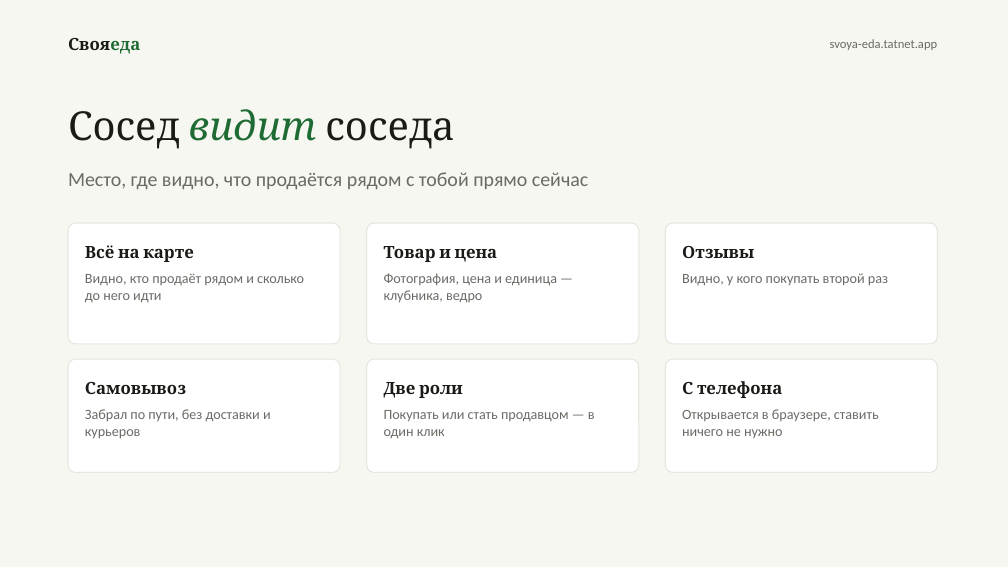
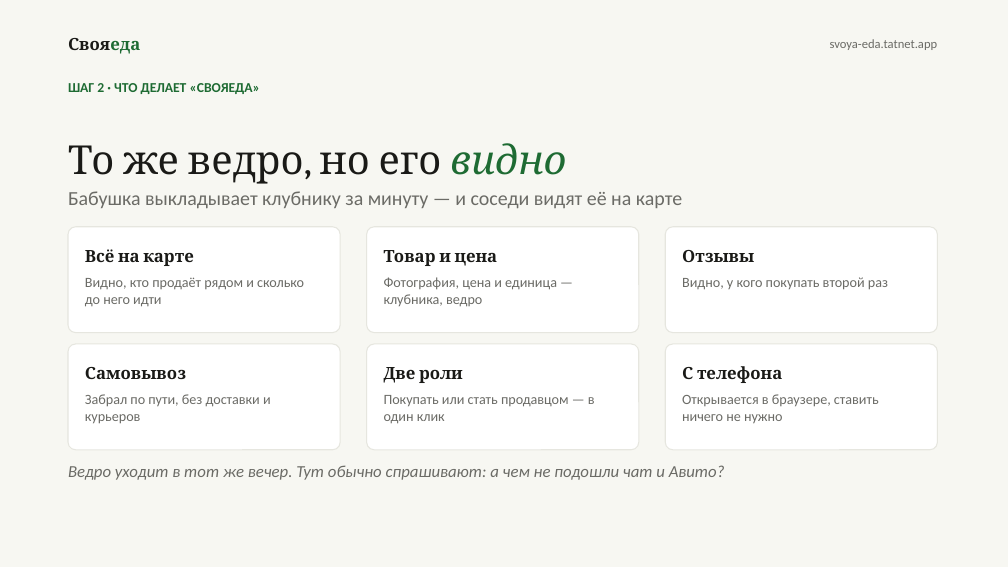
Before and after one commit to amirfazulen-byte/project, a slide deck: slide 3 of deck/СвояЕда.pptx. Drawn at 1008x567 pixels with LibreOffice and Linux fonts; fonts in the diff are those of the drawing. Boxes give left, top, right and bottom in pixels: in the first picture for what was removed or moved away, otherwise in the second. Text is boxed around its words. In the diff, an @@ line names an element or a change of style, - is before the commit and + after.

```diff
--- a/deck/СвояЕда.pptx
+++ b/deck/СвояЕда.pptx
@@ text at (68, 83, 260, 94): text changed; size 38 to 13 pt; font Cambria to Calibri; text colour #1A1A17 to #1E6B33; bold on @@
-Сосед видит соседа
+ШАГ 2 · ЧТО ДЕЛАЕТ «СВОЯЕДА»
@@ text at (68, 143, 566, 184): text changed; size 19 to 38 pt; font Calibri to Cambria; text colour #6B6B66 to #1A1A17 @@
-Место, где видно, что продаётся рядом с тобой прямо сейчас
+То же ведро, но его видно
@@ text "То же ведро, но его ..." at (68, 143, 566, 184): vertical alignment top to middle @@
@@ text added at (68, 191, 682, 208), 19 pt, text #6B6B66 @@
+Бабушка выкладывает клубнику за минуту — и соседи видят её на карте
@@ rounded rectangle "Всё на карте": place and size @@
-rounded rectangle "Всё на карте" at (68, 223, 340, 344)
+rounded rectangle "Всё на карте" at (68, 227, 340, 333)
@@ rounded rectangle "Товар и цена": place and size @@
-rounded rectangle "Товар и цена" at (367, 223, 639, 344)
+rounded rectangle "Товар и цена" at (367, 227, 639, 333)
@@ rounded rectangle "Отзывы": place and size @@
-rounded rectangle "Отзывы" at (665, 223, 938, 344)
+rounded rectangle "Отзывы" at (665, 227, 938, 333)
@@ rounded rectangle "Самовывоз": place and size @@
-rounded rectangle "Самовывоз" at (68, 359, 340, 473)
+rounded rectangle "Самовывоз" at (68, 344, 340, 450)
@@ rounded rectangle "Две роли": place and size @@
-rounded rectangle "Две роли" at (367, 359, 639, 473)
+rounded rectangle "Две роли" at (367, 344, 639, 450)
@@ proportions changed in 6 elements at (68, 227, 340, 333), (367, 227, 639, 333), (665, 227, 938, 333), (68, 344, 340, 450), (367, 344, 639, 450), (665, 344, 938, 450) @@
@@ rounded rectangle "С телефона": place and size @@
-rounded rectangle "С телефона" at (665, 359, 938, 473)
+rounded rectangle "С телефона" at (665, 344, 938, 450)
@@ text added at (68, 465, 725, 480), 16 pt, text #6B6B66, italic @@
+Ведро уходит в тот же вечер. Тут обычно спрашивают: а чем не подошли чат и Авито?
```
Also in this commit, not shown: 4 other slides changed, 6 other files.
